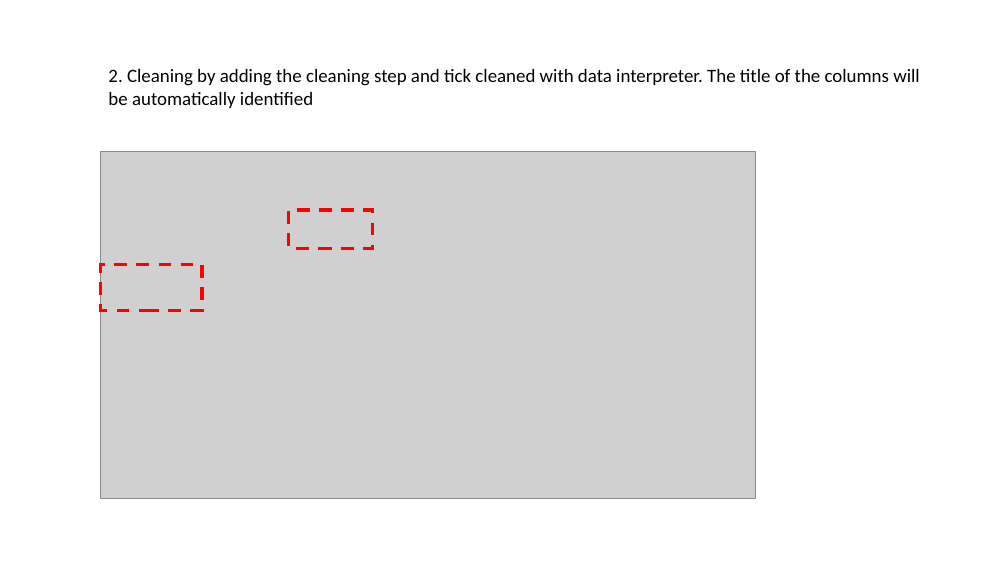
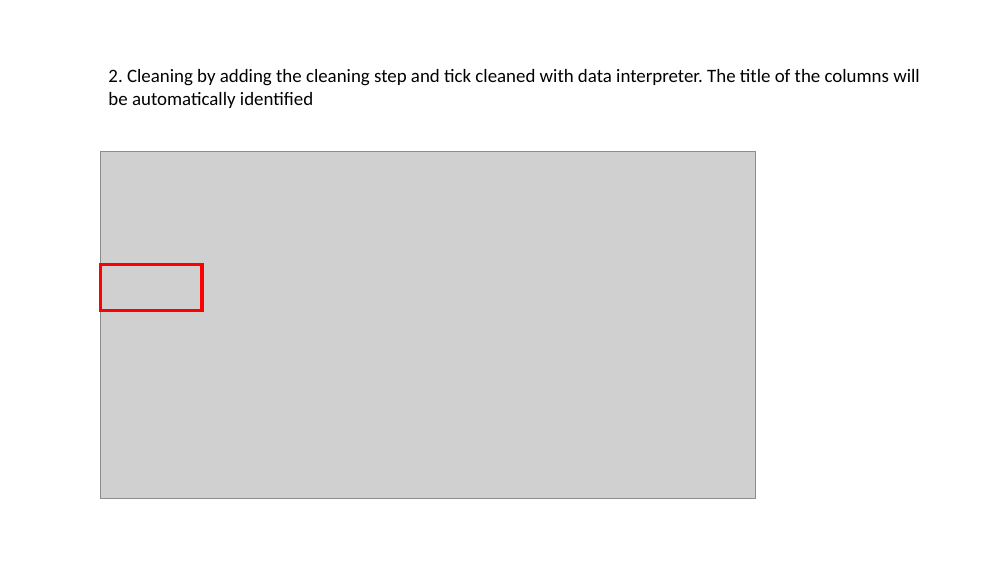
Before and after one commit to jieyuanzjy/VA, a slide deck: slide 3 of _site/DataViz_Makeover/DataViz_Makeover1/Steps.pptx. Drawn at 1008x567 pixels with LibreOffice and Linux fonts; fonts in the diff are those of the drawing; grey boxes stand for pictures. Boxes give left, top, right and bottom in pixels: in the first picture for what was removed or moved away, otherwise in the second. Text is boxed around its words. In the diff, an @@ line names an element or a change of style, - is before the commit and + after.

```diff
--- a/_site/DataViz_Makeover/DataViz_Makeover1/Steps.pptx
+++ b/_site/DataViz_Makeover/DataViz_Makeover1/Steps.pptx
@@ rectangle removed at <box>289,210,373,248</box> @@
@@ rectangle at <box>101,265,202,310</box>: outline #FF0000 3 pt dashed to #FF0000 3 pt @@
```
Also in this commit, not shown: 2 other slides changed, 1 slide added, 1 slide removed, 7 other files.
